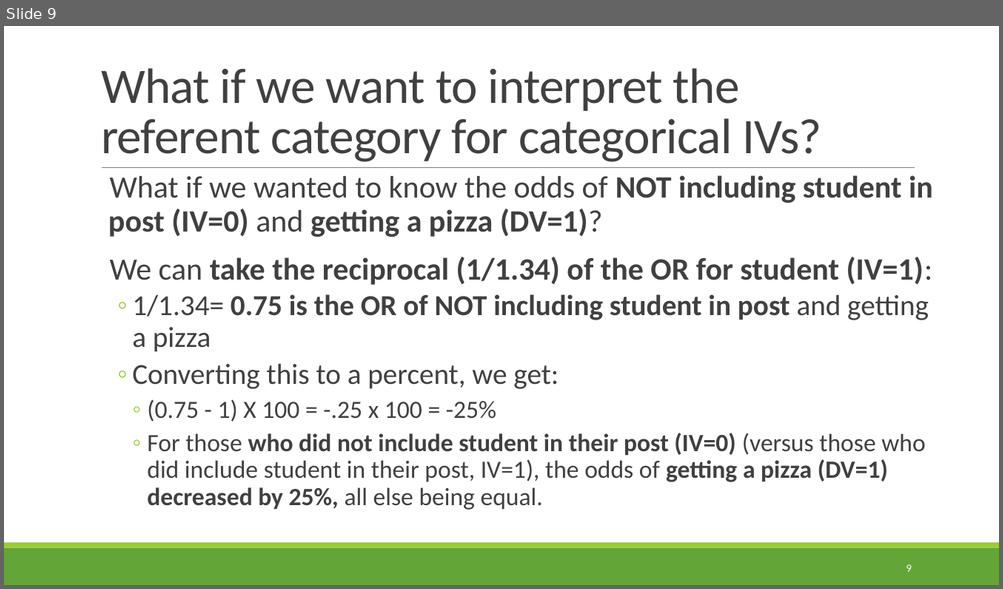
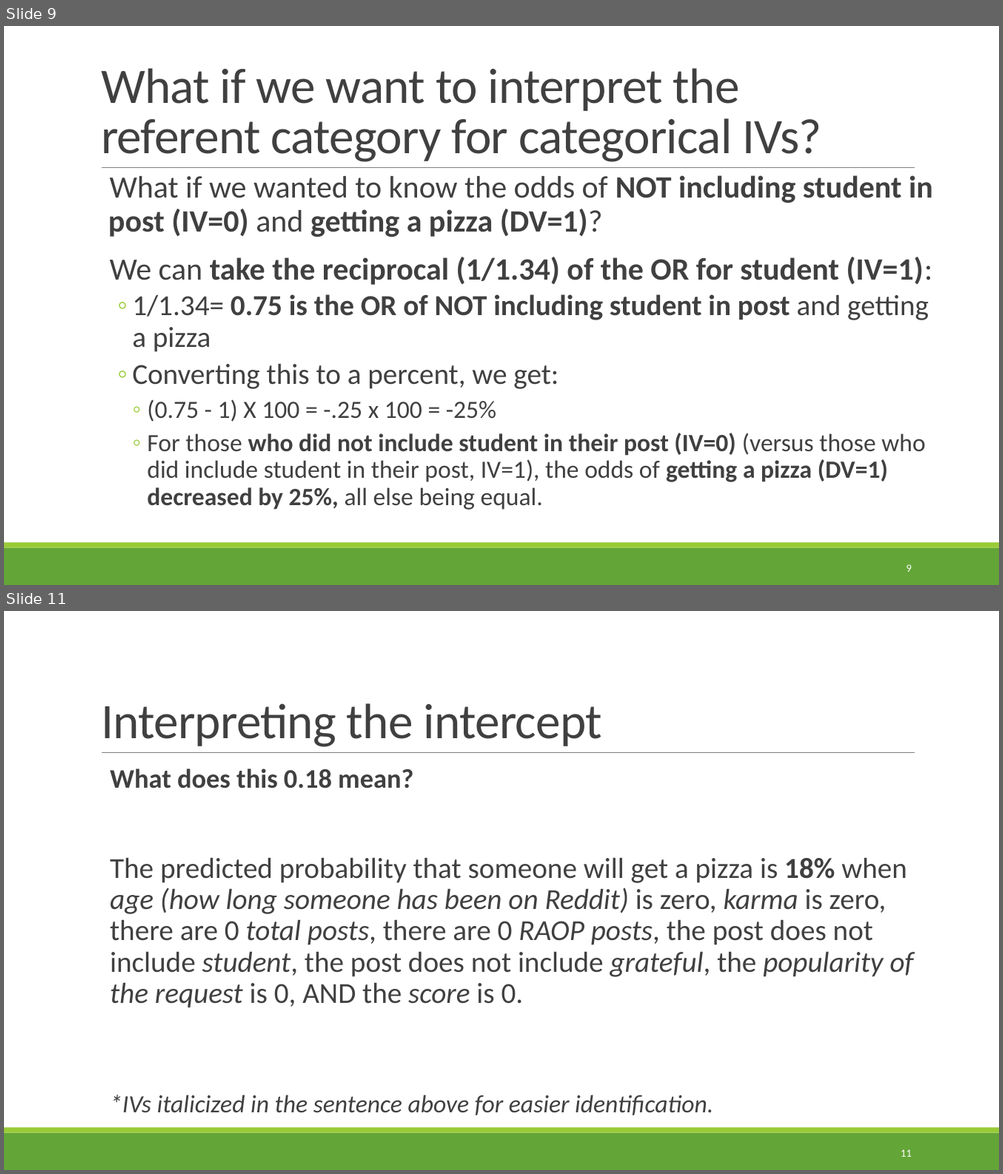
Before and after one commit to lhartigan15/LLO8200_updated, a slide deck: LogisticRegression_Interpreting Estimates.pptx. Shown one above the other, each under a label of ours: slide 9 before the commit, slides 9 and 11 after it; the slides between them are not shown. The pictures are 1003x589 and 1003x1174 pixels, drawn with LibreOffice and Linux fonts; fonts in the diff are those of the drawing. Boxes give left, top, right and bottom in pixels: in the first picture for what was removed or moved away, otherwise in the second. Text is boxed around its words. In the diff, an @@ line names an element or a change of style, - is before the commit and + after.

```diff
--- a/LogisticRegression_Interpreting Estimates.pptx
+++ b/LogisticRegression_Interpreting Estimates.pptx
@@ slide 11 added at box(4, 611, 999, 1170), background #FFFFFF; not listed: 3 template elements that a slide beside it also shows @@
@@ title added at box(101, 703, 602, 747), 48 pt, text #404040 @@
+Interpreting the intercept
@@ text added at box(110, 769, 913, 1116), 28 pt, text #404040 @@
+  What does this 0.18 mean?
+  The predicted probability that someone will get a pizza is 18% when age (how long someone has been on Reddit) is zero, karma is zero, there are 0 total posts, there are 0 RAOP posts, the post does not include student, the post does not include grateful, the popularity of the request is 0, AND the score is 0.
+  *IVs italicized in the sentence above for easier identification.
@@ page number added at box(900, 1150, 911, 1157), 10.5 pt, text #FFFFFF @@
+11
```
Also in this commit, not shown: 1 other slide added.
